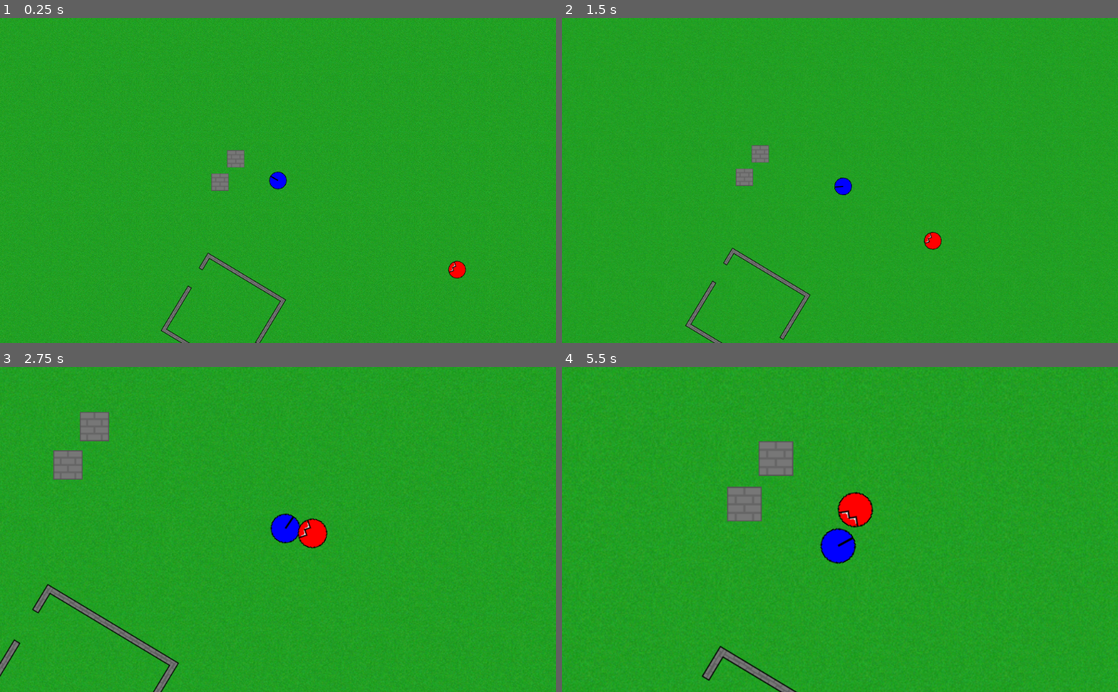
Above: before the commit, frames 1-4 (two rows, left to right).
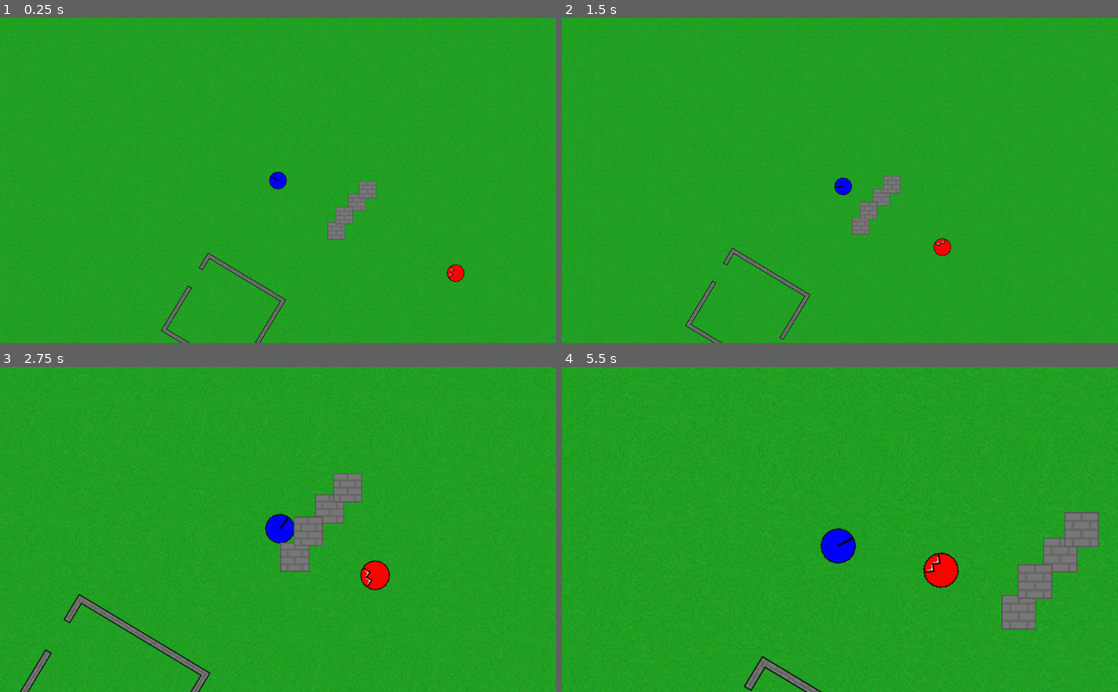
Above: after the commit, the same moments.

Repository: jmdejong/tedious
Game: Godot game, scene res://scenes/main.tscn
Same seed, same stepped clock (60 frames per second), same inputs: the game is played once before the commit and once after it.
Inputs (mouse positions are in pixels of both pictures, inside the frame that each line leads up to):
- Up to frame 1 (0.25 s): no input
- Up to frame 2 (1.5 s): move the mouse to (962, 164) at 0.52 s; press the mouse at (962, 164) at 0.53 s; hold D (right) 0.53-1.28 s; move the mouse to (728, 196) at 1.27 s; release the mouse at (728, 196) at 1.28 s; hold S (down) from 1.28 s (still down); click (728, 196) at 1.35 s
- Up to frame 3 (2.75 s): move the mouse to (333, 458) at 2.02 s; release S (down) at 2.03 s; hold D (right) from 2.03 s (still down); hold Mouse wheel up (zoom_in) from 2.03 s (still down); click (333, 458) at 2.3 s
- Up to frame 4 (5.5 s): move the mouse to (812, 594) at 2.77 s; release D (right) at 2.78 s; release Mouse wheel up (zoom_in) at 2.78 s; hold W (up) 2.78-3.53 s; tap - (zoom_out) at 2.85 s; click (812, 594) at 3.05 s; move the mouse to (1006, 578) at 3.52 s; press the mouse at (1006, 578) at 3.53 s; hold A (left) 3.53-5.03 s; move the mouse to (673, 480) at 4.27 s; release the mouse at (673, 480) at 4.28 s; click (673, 480) at 4.35 s; move the mouse to (867, 529) at 5.02 s; hold S (down) from 5.03 s (still down); hold Mouse wheel up (zoom_in) from 5.03 s (still down); click (867, 529) at 5.3 s

The runs differ from the first frame. In frame 1, 1.1% of the frame differs, in the area x 38-84%, y 40-82%; in frame 2, 1.2%; in frame 3, 5.5%; in frame 4, 6.0%, in the area x 5-97%, y 0-100%.

Commit message:
support multiple guns

Diff:
--- a/scenes/wall.tscn
+++ b/scenes/block.tscn
@@ -11,7 +11,7 @@
 polygons = [ PoolIntArray( 0, 1, 2, 3 ) ]
 outlines = [ PoolVector2Array( -32, -32, 32, -32, 32, 32, -32, 32 ) ]
 
-[node name="Wall" type="StaticBody2D"]
+[node name="Block" type="StaticBody2D"]
 
 [node name="Sprite" type="Sprite" parent="."]
 texture = ExtResource( 1 )
--- a/scenes/main.tscn
+++ b/scenes/main.tscn
@@ -2,16 +2,16 @@
 
 [ext_resource path="res://img/sprites/grass_large.png" type="Texture" id=1]
 [ext_resource path="res://scenes/player.tscn" type="PackedScene" id=2]
-[ext_resource path="res://scenes/view.tscn" type="PackedScene" id=4]
-[ext_resource path="res://scripts/nav.gd" type="Script" id=5]
-[ext_resource path="res://scenes/wall.tscn" type="PackedScene" id=6]
-[ext_resource path="res://scenes/monster.tscn" type="PackedScene" id=7]
-[ext_resource path="res://scenes/features/house.tscn" type="PackedScene" id=8]
+[ext_resource path="res://scenes/view.tscn" type="PackedScene" id=3]
+[ext_resource path="res://scripts/nav.gd" type="Script" id=4]
+[ext_resource path="res://scenes/block.tscn" type="PackedScene" id=5]
+[ext_resource path="res://scenes/monster.tscn" type="PackedScene" id=6]
+[ext_resource path="res://scenes/features/house.tscn" type="PackedScene" id=7]
 
 [sub_resource type="NavigationPolygon" id=1]
-vertices = PoolVector2Array( -1772.88, 1728.11, -1998.65, -1196.82, 2864.08, -1158.61, 3169.79, 1783.87 )
+vertices = PoolVector2Array( -34391.1, 29315.2, -34391.1, -21122.9, 42370.8, -21699.3, 42082.6, 29699.5 )
 polygons = [ PoolIntArray( 0, 1, 2, 3 ) ]
-outlines = [ PoolVector2Array( -1772.88, 1728.11, -1998.65, -1196.82, 2864.08, -1158.61, 3169.79, 1783.87 ) ]
+outlines = [ PoolVector2Array( -34391.1, 29315.2, -34391.1, -21122.9, 42370.8, -21699.3, 42082.6, 29699.5 ) ]
 
 [node name="main" type="Node2D"]
 
@@ -27,33 +27,41 @@
 [node name="Player" parent="." instance=ExtResource( 2 )]
 position = Vector2( 218, 95 )
 
-[node name="View" parent="Player" instance=ExtResource( 4 )]
+[node name="View" parent="Player" instance=ExtResource( 3 )]
 current = true
 
 [node name="Nav" type="Navigation2D" parent="."]
 
 [node name="WorldNav" type="NavigationPolygonInstance" parent="Nav"]
 navpoly = SubResource( 1 )
-script = ExtResource( 5 )
+script = ExtResource( 4 )
 
-[node name="Wall" parent="." instance=ExtResource( 6 )]
-position = Vector2( 111.332, 97.6992 )
+[node name="Environment" type="Node2D" parent="."]
 
-[node name="Wall2" parent="." instance=ExtResource( 6 )]
-position = Vector2( 140.291, 55.422 )
+[node name="Block4" parent="Environment" instance=ExtResource( 5 )]
+position = Vector2( 363.411, 135.051 )
 
-[node name="Monster" parent="." instance=ExtResource( 7 )]
+[node name="Monster" parent="Environment" instance=ExtResource( 6 )]
 position = Vector2( 562.229, 268.023 )
 
-[node name="Monster2" parent="." instance=ExtResource( 7 )]
+[node name="Block2" parent="Environment" instance=ExtResource( 5 )]
+position = Vector2( 383.055, 111.724 )
+
+[node name="Block" parent="Environment" instance=ExtResource( 5 )]
+position = Vector2( 325.351, 187.844 )
+
+[node name="House" parent="Environment" instance=ExtResource( 7 )]
+position = Vector2( 117.573, 343.674 )
+rotation = -1.028
+
+[node name="Monster4" parent="Environment" instance=ExtResource( 6 )]
+position = Vector2( -544.542, -332.205 )
+
+[node name="Monster3" parent="Environment" instance=ExtResource( 6 )]
+position = Vector2( -385.435, -389.668 )
+
+[node name="Monster2" parent="Environment" instance=ExtResource( 6 )]
 position = Vector2( -412.833, -530.085 )
 
-[node name="Monster3" parent="." instance=ExtResource( 7 )]
-position = Vector2( -385.435, -389.668 )
-
-[node name="Monster4" parent="." instance=ExtResource( 7 )]
-position = Vector2( -544.542, -332.205 )
-
-[node name="House" parent="." instance=ExtResource( 8 )]
-position = Vector2( 117.573, 343.674 )
-rotation = -1.028
+[node name="Block3" parent="Environment" instance=ExtResource( 5 )]
+position = Vector2( 340.084, 159.606 )
--- a/scenes/monster.tscn
+++ b/scenes/monster.tscn
@@ -18,3 +18,7 @@
 
 [node name="Health" parent="." instance=ExtResource( 3 )]
 health = 5.0
+
+[node name="RethinkTimer" type="Timer" parent="."]
+autostart = true
+[connection signal="timeout" from="RethinkTimer" to="." method="_on_RethinkTimer_timeout"]
--- a/scenes/player.tscn
+++ b/scenes/player.tscn
@@ -1,15 +1,17 @@
-[gd_scene load_steps=6 format=2]
+[gd_scene load_steps=7 format=2]
 
 [ext_resource path="res://scripts/player.gd" type="Script" id=1]
 [ext_resource path="res://img/sprites/player.png" type="Texture" id=2]
 [ext_resource path="res://scenes/health.tscn" type="PackedScene" id=3]
-[ext_resource path="res://scenes/gun.tscn" type="PackedScene" id=4]
+[ext_resource path="res://scenes/weapons/rifle.tscn" type="PackedScene" id=4]
+[ext_resource path="res://scenes/weapons/shotgun.tscn" type="PackedScene" id=5]
 
 [sub_resource type="CircleShape2D" id=1]
 radius = 15.0
 
 [node name="Player" type="KinematicBody2D"]
 script = ExtResource( 1 )
+Weapon = ExtResource( 5 )
 
 [node name="CollisionShape2D" type="CollisionShape2D" parent="."]
 shape = SubResource( 1 )
@@ -21,5 +23,7 @@
 
 [node name="Gun" parent="Head" instance=ExtResource( 4 )]
 
+[node name="ShotGun" parent="Head" instance=ExtResource( 5 )]
+
 [node name="Health" parent="." instance=ExtResource( 3 )]
 health = 100.0
--- /dev/null
+++ b/scenes/weapons/rifle.tscn
@@ -0,0 +1,12 @@
+[gd_scene load_steps=3 format=2]
+
+[ext_resource path="res://scripts/gun.gd" type="Script" id=1]
+[ext_resource path="res://scenes/bullet.tscn" type="PackedScene" id=2]
+
+[node name="Gun" type="Node2D"]
+script = ExtResource( 1 )
+Bullet = ExtResource( 2 )
+spread = 0.01
+
+[node name="Muzzle" type="Node2D" parent="."]
+position = Vector2( 12, 0 )
--- a/scenes/gun.tscn
+++ b/scenes/weapons/shotgun.tscn
@@ -3,9 +3,14 @@
 [ext_resource path="res://scripts/gun.gd" type="Script" id=1]
 [ext_resource path="res://scenes/bullet.tscn" type="PackedScene" id=2]
 
-[node name="Gun" type="Node2D"]
+[node name="Shotgun" type="Node2D"]
 script = ExtResource( 1 )
 Bullet = ExtResource( 2 )
+nbullets = 6
+spread = 0.08
+distance = 400.0
+distance_spread = 0.1
+damage = 0.5
 
 [node name="Muzzle" type="Node2D" parent="."]
 position = Vector2( 12, 0 )
--- a/scripts/bullet.gd
+++ b/scripts/bullet.gd
@@ -1,14 +1,18 @@
 extends Node2D
 
-export var dist = 1000
-export var damage = 1
+export (float) var dist = 1000.0
+export (float) var damage = 1.0
 
-var end = Vector2(dist, 0)
+var end
 
 func _ready():
+	end = Vector2(dist, 0)
 	$Ray.force_raycast_update()
 	if $Ray.is_colliding():
-		end = to_local($Ray.get_collision_point())
+		var _end = to_local($Ray.get_collision_point())
+		if _end.length() > dist:
+			return
+		end = _end
 		attack($Ray.get_collider())
 
 func attack(node):
--- a/scripts/gun.gd
+++ b/scripts/gun.gd
@@ -2,9 +2,20 @@
 
 
 export (PackedScene) var Bullet
+export (int) var nbullets = 1
+export (float) var spread = 0.1
+export (float) var distance = 1000
+export (float) var distance_spread = 0.25
+export (float) var damage = 1
 
 
 func shoot():
-	var bullet = Bullet.instance()
-	bullet.global_transform = $Muzzle.global_transform
-	get_node("/root").add_child(bullet)
+
+	var min_distance = distance * (1 - distance_spread)
+
+	for i in range(nbullets):
+		var bullet = Bullet.instance()
+		bullet.dist = distance * (1 - distance_spread + 2 * distance_spread * randf())
+		bullet.global_transform = $Muzzle.global_transform
+		bullet.rotation += (randf() * 2 - 1) * spread
+		get_node("/root").add_child(bullet)
--- a/scripts/monster.gd
+++ b/scripts/monster.gd
@@ -11,7 +11,7 @@
 
 var threshold = 4
 
-func _physics_process(delta):
+func _process(delta):
 	var player = get_node_or_null("/root/main/Player")
 	if player == null:
 		status = Status.IDLE
@@ -23,17 +23,18 @@
 	if status == Status.APPROACH:
 		if position.distance_to(player.position) < attack_range:
 			status = Status.ATTACK
-		else:
-			if path.size() == 0:
-				var nav = get_node("/root/main/Nav")
-				path = nav.get_simple_path(position, player.position)
-			else:
-				follow_path(delta)
-
+		elif path.empty():
+			var nav = get_node("/root/main/Nav")
+			path = nav.get_simple_path(position, player.position)
 
 	if status == Status.ATTACK:
 		if position.distance_to(player.position) > attack_range:
 			status = status.APPROACH
+
+
+func _physics_process(delta):
+	if status == Status.APPROACH and not path.empty():
+		follow_path(delta)
 
 func follow_path(delta):
 
@@ -47,6 +48,12 @@
 		else:
 			return
 
-
 	look_at(point)
 	move_and_slide(velocity)
+
+
+
+
+
+func _on_RethinkTimer_timeout():
+	path = PoolVector2Array()
--- a/scripts/player.gd
+++ b/scripts/player.gd
@@ -2,12 +2,17 @@
 
 
 export var speed = 100
+export (PackedScene) var Weapon
 
+var weapon
 
+func _ready():
+	weapon = Weapon.instance()
+	$Head.add_child(weapon)
 
 func _input(event):
 	if event.is_action_pressed("fire"):
-		$Head/Gun.shoot()
+		weapon.shoot()
 
 func _physics_process(delta):
 	var velocity = Vector2()
